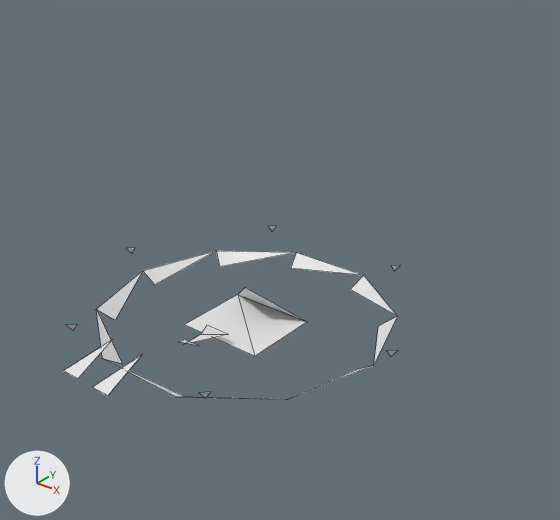
The OBJ model GameData/Meshes/Stations/nexar/defense_turret.obj: old version first, new version second.
Before and after are seen from a 50 mm camera at (12.54, -14.13, 11.11) aimed at (1.57, -0.43, 2.61). Every picture has the same lights, and +X, +Y and +Z are marked at lower left. The picture after the commit comes second. Mesh edges are drawn as thin lines. Where no turn or scale is listed for an object, it has been applied to the vertices. Vertices at exactly the same position are counted once.

In view in the first picture: 'defense_turret'.
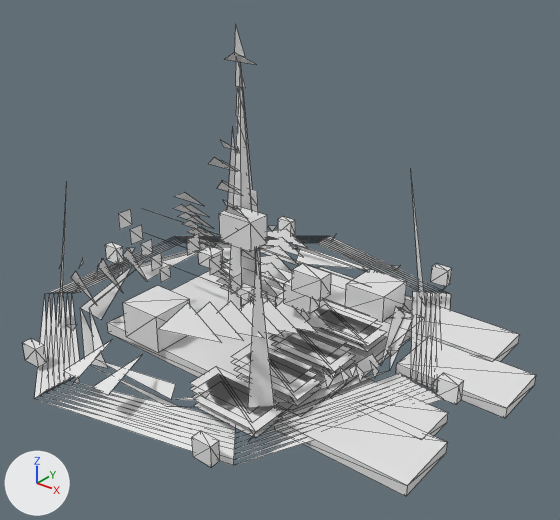
The change, as a diff of the scene's bpy script:
```diff
--- a/GameData/Meshes/Stations/nexar/defense_turret.obj.py
+++ b/GameData/Meshes/Stations/nexar/defense_turret.obj.py
@@ me_defense_turret @@
 # used by ob_defense_turret; location = (0.0, 0.0, 0.0)
-me_defense_turret.from_pydata(...)  # 57 vertices, 24 faces; spans x -4.66..4.86, y -5.5..4.04, z 0.0..1.3
+me_defense_turret.from_pydata(...)  # 851 vertices, 665 faces; spans x -5.58..7.5, y -6.0..6.0, z 0.0..8.16
+# me_defense_turret part 1: a new loose piece, a box spanning x -2.6..4.03, y -2.75..2.89, z 0.0..0.32
+# me_defense_turret part 2: a new loose piece, a box spanning x 3.6..7.01, y -3.16..-1.46, z 0.0..0.28
+# me_defense_turret part 3: a new loose piece, a box spanning x 2.51..6.4, y 2.07..3.77, z 0.0..0.28
+# me_defense_turret part 4: a new loose piece, a box spanning x 4.58..7.5, y 0.49..2.19, z 0.0..0.28
+# me_defense_turret part 5: a new loose piece, a box spanning x 4.09..6.53, y -1.7..-0.49, z 0.0..0.27
+# me_defense_turret part 6: a new loose piece, a box spanning x -0.17..3.48, y 2.07..3.77, z 0.0..0.26
+# me_defense_turret part 7: a new loose piece, a box spanning x 0.67..1.18, y -0.93..-0.47, z 1.19..1.58
+# me_defense_turret part 8: a new loose piece, a box spanning x 0.73..1.12, y -1.13..-0.85, z 1.58..1.84
+# me_defense_turret part 9: a new loose piece, a box spanning x -1.63..-0.41, y -2.92..-1.7, z 0.32..1.36
+# me_defense_turret part 10: a new loose piece, a box spanning x 2.02..3.24, y 1.95..3.16, z 0.32..1.1
+# me_defense_turret part 11: the loose piece of 21 vertices spanning x -4.21..4.21, y -4.0..4.0, z 0.0..0.34 is scaled about the mesh origin by 1.11
+# me_defense_turret part 12: a new loose piece, a box spanning x 0.88..1.28, y -2.59..-2.2, z 3.11..3.43
+# me_defense_turret part 13: the loose piece of 4 vertices spanning x -0.39..0.39, y -2.43..-1.13, z 0.32..0.49 is deleted
+# me_defense_turret part 14: 5 vertices removed from x -1.29..1.29, y -1.13..1.13, z 0.0..1.13; 606 vertices added at x -5.58..6.59, y -6.0..6.0, z 0.19..8.16
+# other edits to the shape of me_defense_turret do not show in these pictures
```

What differs and where, as boxes [x1, y1, x2, y2] in the pictures (560 x 520 px; the box of a moved part takes in the faces that stretch with it):
'defense_turret', reshaped (53% wider, 170% taller): before [64, 226, 400, 400]; after [23, 24, 536, 496]
part 1 of me_defense_turret, added: after [107, 261, 412, 416]
part 2 of me_defense_turret, added: after [275, 392, 448, 496]
part 3 of me_defense_turret, added: after [401, 295, 520, 362]
part 4 of me_defense_turret, added: after [396, 339, 536, 418]
part 5 of me_defense_turret, added: after [337, 376, 448, 436]
part 6 of me_defense_turret, added: after [318, 267, 355, 290]
part 7 of me_defense_turret, added: after [241, 286, 268, 307]
part 8 of me_defense_turret, added: after [237, 284, 255, 301]
part 9 of me_defense_turret, added: after [123, 286, 190, 352]
part 10 of me_defense_turret, added: after [345, 269, 407, 322]
part 11 of me_defense_turret, moved or reshaped: before [96, 251, 397, 400]; after [80, 245, 412, 410]
part 12 of me_defense_turret, added: after [198, 246, 223, 268]
part 13 of me_defense_turret, deleted: before [185, 325, 228, 344]
part 14 of me_defense_turret, built on: before [184, 288, 306, 356]; after [23, 24, 464, 467]
